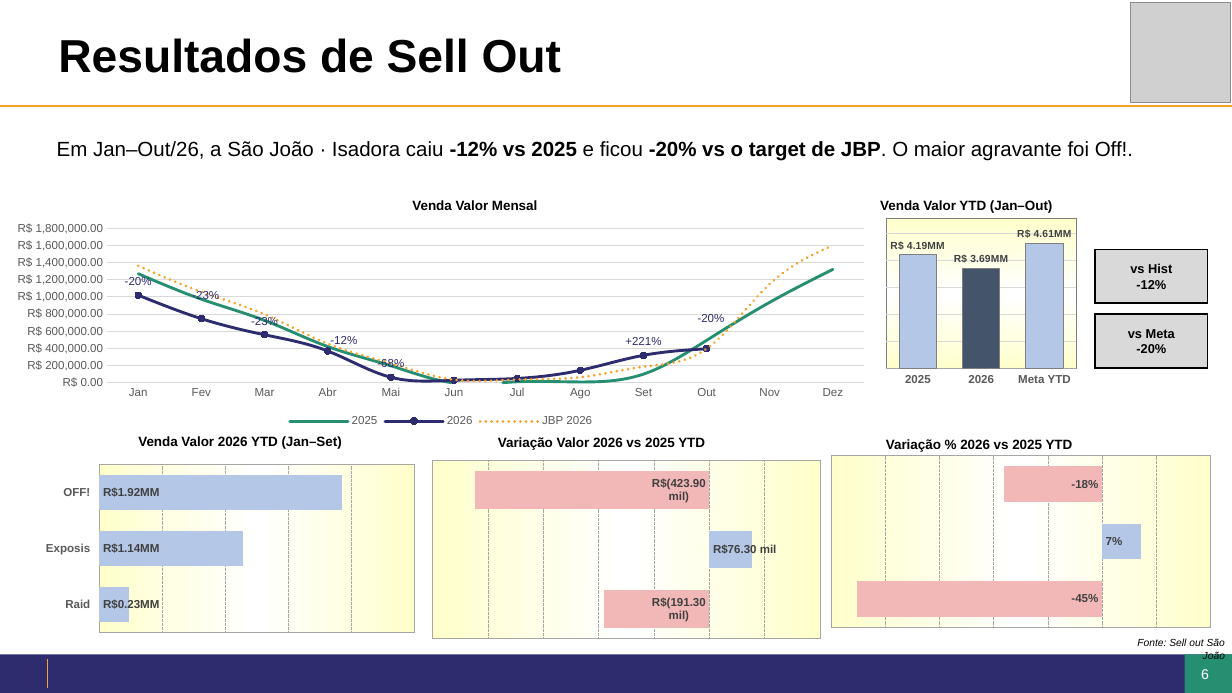
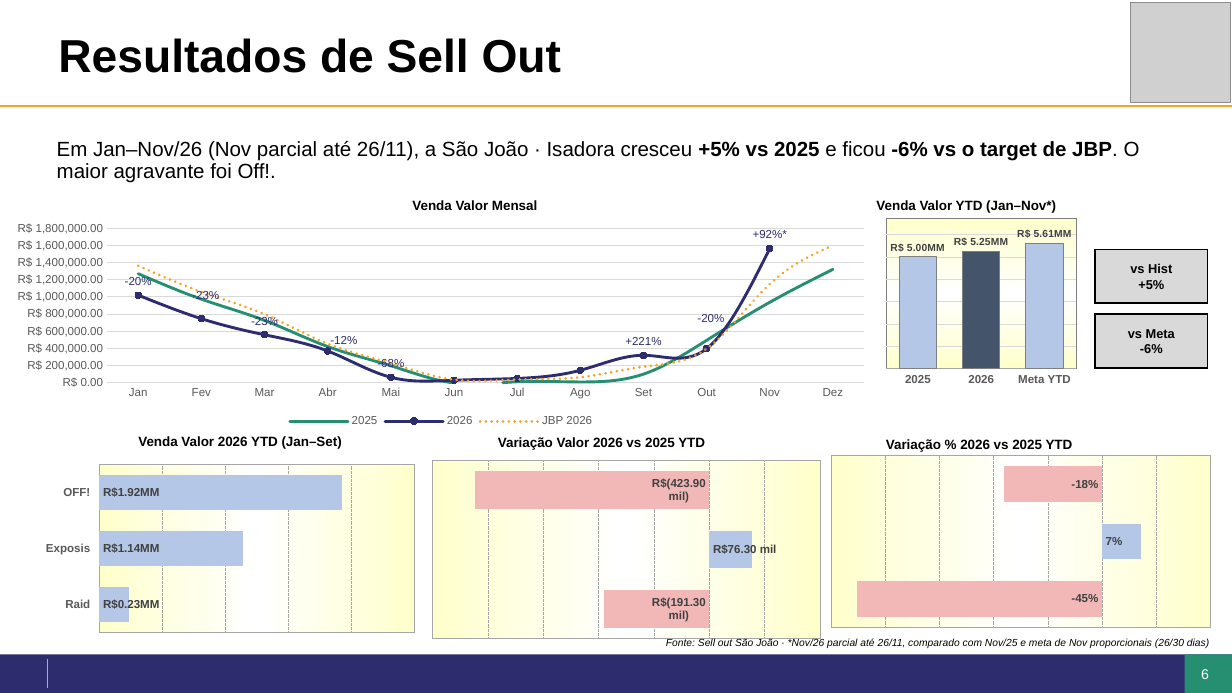
Before and after one commit to giovanoanjos27-del/Dashboard-Farma-sul, a slide deck: slide 6 of jbp/JBP2027_SaoJoao_Isadora.pptx. Drawn at 1232x693 pixels with LibreOffice and Linux fonts; fonts in the diff are those of the drawing; grey boxes stand for pictures; background and template pictures are left out. Boxes give left, top, right and bottom in pixels: in the first picture for what was removed or moved away, otherwise in the second. Text is boxed around its words. In the diff, an @@ line names an element or a change of style, - is before the commit and + after.

```diff
--- a/jbp/JBP2027_SaoJoao_Isadora.pptx
+++ b/jbp/JBP2027_SaoJoao_Isadora.pptx
@@ text at box(57, 141, 1140, 183): text changed @@
-Em Jan–Out/26, a São João · Isadora caiu -12% vs 2025 e ficou -20% vs o target de JBP. O maior agravante foi Off!.
+Em Jan–Nov/26 (Nov parcial até 26/11), a São João · Isadora cresceu +5% vs 2025 e ficou -6% vs o target de JBP. O maior agravante foi Off!.
@@ column chart at box(860, 189, 1106, 404) @@
@@ Series 1, 2025: 4190000 to 5000000 @@
@@ Series 1, 2026: 3690000 to 5250000 @@
@@ Series 1, Meta YTD: 4610000 to 5610000 @@
@@ value axis changed @@
@@ text at box(876, 200, 1056, 213): text changed @@
-Venda Valor YTD (Jan–Out)
+Venda Valor YTD (Jan–Nov*)
@@ line chart at box(0, 217, 883, 432) @@
@@ 2026, Nov: - to 1560000 @@
@@ data labels of 2026 added @@
@@ text in rectangle at box(1138, 280, 1164, 289): text changed @@
--12%
++5%
@@ text in rectangle at box(1140, 344, 1163, 353): text changed @@
--20%
+-6%
@@ text at box(666, 639, 1209, 648): text changed @@
-Fonte: Sell out São João
+Fonte: Sell out São João · *Nov/26 parcial até 26/11, comparado com Nov/25 e meta de Nov proporcionais (26/30 dias)
```
Also in this commit, not shown: 5 other slides changed, 10 other files.
